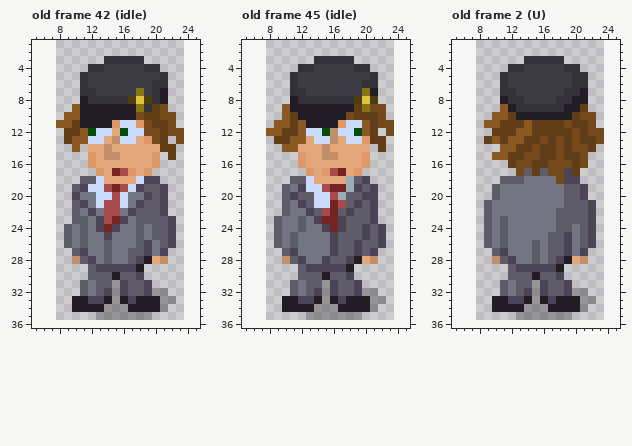
Pixel-art file, stored at art/chars/cfe-reb.aseprite. Above is the file before it was changed.
16x36 pixels, 61 frames. Colours within 5 levels of each other are drawn and written as one. Shown: old frame 42 (idle): x 5..25, y 1..36; old frame 45 (idle): x 5..25, y 1..36; old frame 2 (U): x 5..25, y 1..36. The old version is drawn lined up with the new one, on the new canvas. The commit also changed other frames, which this record leaves out.
Once edited:
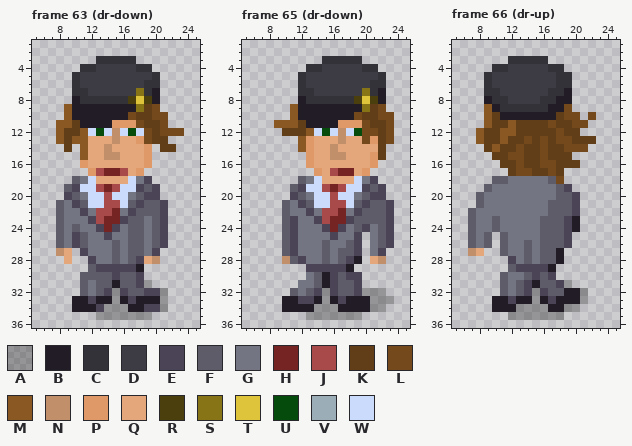
Palette (. is transparent): A #00000046  B #221c26  C #333239  D #3d3b44  E #4b4356  F #5f5c6a  G #737582  H #762323  J #a84a4a  K #613e18  L #744a1c  M #8a5822  N #c28f6b  P #df9968  Q #e3a77b  R #4a3f0d  S #877417  T #dec43b  U #054c0c  V #9badb7  W #cbdbfc
A new or re-ordered frame is compared with the old frame closest to it.
Message: Larger reb! sprite with all animations
Diff:
canvas 16x36 -> 32x38, the old top-left corner now at 8,0
frames 61 -> 73
Changed rows in their new state; - is an unchanged pixel.
Frame 63 (dr-down) is new; against old frame 42 (idle):
first column x 8:
 3 -----C----.-----
 4 ---C-D----C-.---
 5 --CD--------C.--
 6 --CD-------C-.--
 7 --C-D------CB.--
 8 --BC--------B.--
 9 -MB--------KL.--
10 --B------LK-L-.-
11 --------PPLK-L.-
12 M---WU-NWU--KL--
13 M---QQ--QQPLK--.
14 -K.M-------P.---
15 ---MQ------P.-.-
16 ---PQ------P.---
17 ----PJH--QP.----
18 --FGWQ---WG-.---
19 -FEW-JHJW---E.--
20 -EF-W-JW--F-E.--
21 FGEFW----F------
22 FGGEGJ-H--------
23 FGGGEJH--F-G-E.-
24 FGFG-----F---E.-
25 FGE------F---E.-
26 FGE---GF-F-GFE.-
27 NQ.---GF---GE.--
28 -Q..--GF---QN.--
30 ---F---E--------
31 -------BF-EA----
32 ------------E---
33 -----B--------.-
34 -----E-----EE---
Frame 65 (dr-down) is new; against old frame 45 (idle):
first column x 8:
 3 ------.----C----
 4 ----.-C----D-C--
 5 ---.C--------DC-
 6 ---.C-------D-C-
 7 ---.-C-------CB-
 8 ---.B---------B-
 9 --.M-------B-K--
10 --.M------BL---L
11 ---MK-----PPL-K-
12 ..--KM--WN--LLK-
13 -...-PQQQNQQLP-L
14 --..MP-QN----Q--
15 ----.P-Q-N--QPK-
16 ----.P------QP--
17 -----.PQ--HQP---
18 ---.-GW---QWGE--
19 --.F-----JWWEFE-
20 --.--G---WWGF-E-
21 --------J-WFEFFE
22 ------G-JHGE-FFE
23 -.FEG--J-HE--FFE
24 -.FEG-----G--GFE
25 -.FE-----GGE.GFE
26 -.FE---FGG--.GFE
27 -------FG---.GE-
28 -------FG---.QN-
29 ----.-----------
30 ----.G--E--E----
31 ---.-G-B--------
32 --------------A-
33 ---------------A
34 --------------A-
Frame 66 (dr-up) is new; against old frame 2 (U):
first column x 7:
 3 -----CC---..-----
 4 ---CCDD---CC..---
 5 --CDD------CC..--
 6 --CDD------CC..--
 7 --CCDD----CCB..--
 8 --BCCDD--CCBB..--
 9 --MBCC----BBL..--
10 --MKBB-----KLL.--
11 ---K-M-K--L-KLL.-
12 -MK-MMKK---L-K...
13 -M-KMKKL----LK--.
14 --KMKKL-KL-KL--.-
15 ---KKLLKKL-K-..--
16 ----K--K-L-KK-.--
17 -----K-L-K-K..---
18 ---F-GG---F-..---
19 --FG-------FE..--
20 -FGG-------F-E.--
21 -FG-------FF-E..-
22 FGG-------F--E..-
23 FGGFG----FF-EB..-
24 FGGFG----FF-EB..-
25 FG-.-----F---...-
26 FG-.---FGF---...-
27 NQ-.F--FGF-B...--
28 ---..--FGF-B...--
29 ----------B.-----
30 ----FGG-E-E.-----
31 -------EBF-EA----
32 ------------BB---
33 ------B--------.-
34 ------A-----AA.--
35 -----A------.----
Changed places in both pictures, as pixel boxes (x1, y1, x2, y2):
changed: (56, 56, 184, 312)
changed: (266, 56, 394, 312)
changed: (468, 56, 604, 320)
